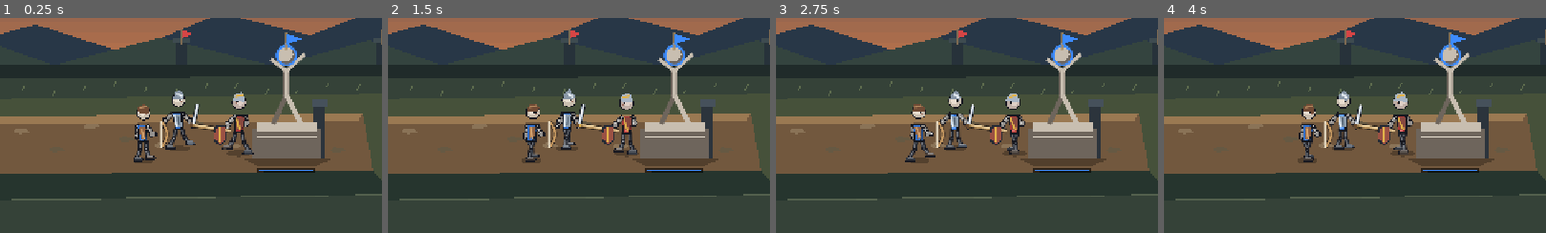
Above: before the commit, frames 1-4 (left to right).
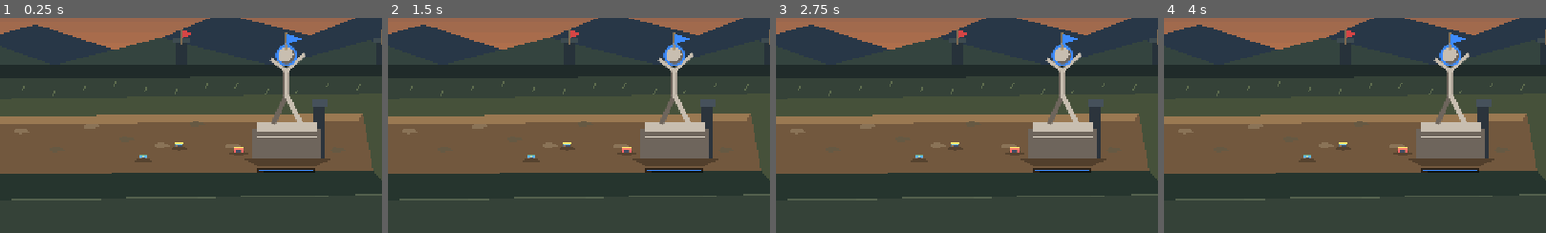
Above: after the commit, the same moments.

Repository: Abolfazlsoltan/Game2
Game: Godot game, scene res://scenes/main.tscn
Same seed, same stepped clock (60 frames per second), same inputs: the game is played once before the commit and once after it.
Inputs (mouse positions are % of the whole screen's width and height, from its top left):
- Up to frame 1 (0.25 s): no input
- Up to frame 2 (1.5 s): tap Enter at 0.5 s; move the mouse to (72, 45) at 0.52 s; hold D 0.53-1.25 s; tap J at 0.6 s; click (72, 45) at 0.67 s; tap Space at 0.77 s; drag from (30, 55) to (45, 70) at 1.27 s
- Up to frame 3 (2.75 s): move the mouse to (60, 28) at 2.02 s; hold D from 2.03 s (still down); tap 2 at 2.1 s
- Up to frame 4 (4 s): release D at 2.75 s; drag from (45, 70) to (20, 35) at 2.77 s; move the mouse to (80, 65) at 3.52 s; hold A from 3.53 s (still down); tap 4 at 3.6 s; tap Space at 3.77 s
The pictures show only the part of the screen within x 44-94%, y 45-95%; the shares and areas given below are measured in that part.

The runs differ from the first frame. In frame 1, 3.5% of the frame differs, in the area x 35-67%, y 33-68%; in frame 2, 3.3%; in frame 3, 3.3%; in frame 4, 3.2%.

Commit message:
Integrate skeletal 3D characters into battle rendering

Diff:
--- a/scripts/game.gd
+++ b/scripts/game.gd
@@ -81,6 +81,10 @@
 var sfx_players: Array[AudioStreamPlayer] = []
 var music: AudioStreamPlayer
 var sfx_streams := {}
+const Character3D = preload("res://scripts/presentation/character_3d.gd")
+var rig_viewports: Dictionary = {}
+var rig_characters: Dictionary = {}
+var rig_ready := false
 
 func _ready() -> void:
 	if OS.get_cmdline_user_args().has("--validate-data"):
@@ -173,8 +177,11 @@
 			get_tree().quit(0)
 		return
 
+	_setup_3d_character_rigs()
+
 func _process(delta: float) -> void:
 	var dt := minf(delta, 0.05)
+	_update_3d_character_rigs()
 	tick += dt
 	toast_t = maxf(0.0, toast_t - dt)
 	shake = maxf(0.0, shake - dt * 16.0)
@@ -1802,7 +1809,125 @@
 		"MINER":
 			draw_line(shoulder + Vector2(-4.0 * sc, 2.0 * sc), waist + Vector2(3.0 * sc, -1.0 * sc), Color("#b98a49"), 2.0 * sc, true)
 
+
+func _role_for_kind(kind: String) -> String:
+	match kind:
+		"MINER": return "WORKER"
+		"ARCHER": return "SCOUT"
+		"MAGE": return "MYSTIC"
+		"GIANT": return "GIANT"
+		_: return "GUARD"
+
+func _setup_3d_character_rigs() -> void:
+	if rig_ready:
+		return
+	rig_ready = true
+	for side in 2:
+		for kind_value in KIND_ORDER:
+			var kind := str(kind_value)
+			var key := str(side) + "_" + kind
+			var viewport := SubViewport.new()
+			viewport.name = "RigViewport_" + key
+			viewport.size = Vector2i(80, 112)
+			viewport.transparent_bg = true
+			viewport.own_world_3d = true
+			viewport.render_target_update_mode = SubViewport.UPDATE_ALWAYS
+			add_child(viewport)
+			var world := WorldEnvironment.new()
+			var env := Environment.new()
+			env.background_mode = Environment.BG_COLOR
+			env.background_color = Color(0, 0, 0, 0)
+			env.ambient_light_source = Environment.AMBIENT_SOURCE_COLOR
+			env.ambient_light_color = Color("#c9d6e8")
+			env.ambient_light_energy = 0.8
+			world.environment = env
+			viewport.add_child(world)
+			var camera := Camera3D.new()
+			camera.projection = Camera3D.PROJECTION_ORTHOGONAL
+			camera.size = 2.15
+			camera.position = Vector3(0, 1.0, 5.0)
+			camera.look_at(Vector3(0, 1.0, 0), Vector3.UP)
+			camera.current = true
+			viewport.add_child(camera)
+			var light := DirectionalLight3D.new()
+			light.rotation_degrees = Vector3(-28, -24, 0)
+			light.light_energy = 1.5
+			viewport.add_child(light)
+			var fill := OmniLight3D.new()
+			fill.position = Vector3(-2.0, 2.5, 2.0)
+			fill.light_energy = 0.45
+			fill.omni_range = 7.0
+			viewport.add_child(fill)
+			var team := BLUE if side == 0 else RED
+			var character = Character3D.new(_role_for_kind(kind), team)
+			character.name = "CharacterRig_" + key
+			character.scale.x = 1.0 if side == 0 else -1.0
+			viewport.add_child(character)
+			rig_viewports[key] = viewport
+			rig_characters[key] = character
+
+func _update_3d_character_rigs() -> void:
+	if not rig_ready:
+		return
+	for side in 2:
+		for kind_value in KIND_ORDER:
+			var kind := str(kind_value)
+			var key := str(side) + "_" + kind
+			var chosen: Dictionary = {}
+			for unit in units:
+				if int(unit.get("side", -1)) == side and str(unit.get("kind", "")) == kind and float(unit.get("dead", 0.0)) <= 0.0:
+					chosen = unit
+					break
+			var action := str(chosen.get("action", ""))
+			if action == "mine":
+				action = "work"
+			elif action == "cast":
+				action = "focus"
+			var action_len := maxf(0.05, float(chosen.get("action_len", 0.5)))
+			var progress := clampf(1.0 - float(chosen.get("action_t", 0.0)) / action_len, 0.0, 1.0)
+			rig_characters[key].animate_pose(
+				bool(chosen.get("moving", false)),
+				bool(chosen.get("run", false)),
+				float(chosen.get("anim", tick * 2.0)),
+				float(chosen.get("leap", 0.0)),
+				float(chosen.get("hurt_t", 0.0)),
+				float(chosen.get("stun", 0.0)) > 0.0,
+				action,
+				progress
+			)
+
+func _draw_3d_unit(u: Dictionary) -> bool:
+	if not rig_ready or float(u.get("dead", 0.0)) > 0.0:
+		return false
+	var key := str(int(u.get("side", 0))) + "_" + str(u.get("kind", "SWORD"))
+	if not rig_viewports.has(key):
+		return false
+	var texture: Texture2D = rig_viewports[key].get_texture()
+	if texture == null:
+		return false
+	var kind := str(u.get("kind", "SWORD"))
+	var scale_factor := float(STATS[kind]["scale"]) * (1.12 if kind == "GIANT" else 1.0)
+	var width := 46.0 * scale_factor
+	var height := 66.0 * scale_factor
+	var x := float(u.get("x", 0.0))
+	var y := float(u.get("y", 0.0))
+	var shadow := PackedVector2Array()
+	for i in 14:
+		var angle := TAU * float(i) / 14.0
+		shadow.append(Vector2(x + cos(angle) * width * 0.31, y + 2.0 + sin(angle) * 3.2))
+	draw_colored_polygon(shadow, Color(0, 0, 0, 0.24))
+	draw_texture_rect(texture, Rect2(x - width * 0.5, y - height, width, height), false)
+	if float(u.get("hp", 1.0)) < float(u.get("max_hp", 1.0)):
+		var ratio := clampf(float(u.get("hp", 1.0)) / maxf(1.0, float(u.get("max_hp", 1.0))), 0.0, 1.0)
+		draw_rect(Rect2(x - 17.0 * scale_factor, y - height - 5.0, 34.0 * scale_factor, 3.0), Color(0, 0, 0, 0.6))
+		draw_rect(Rect2(x - 17.0 * scale_factor, y - height - 5.0, 34.0 * scale_factor * ratio, 2.0), GREEN if int(u.get("side", 0)) == 0 else RED)
+	if int(u.get("id", -1)) == selected_id and int(u.get("side", -1)) == 0:
+		draw_arc(Vector2(x, y + 2.0), 18.0 * scale_factor, 0.0, TAU, 22, GOLD, 2.0, true)
+	return true
+
 func _draw_stick(u: Dictionary) -> void:
+	if _draw_3d_unit(u):
+		return
 	var kind := str(u["kind"])
 	var base_scale := float(STATS[kind]["scale"])
 	var sc := base_scale * (1.14 if kind == "GIANT" else 1.24)
